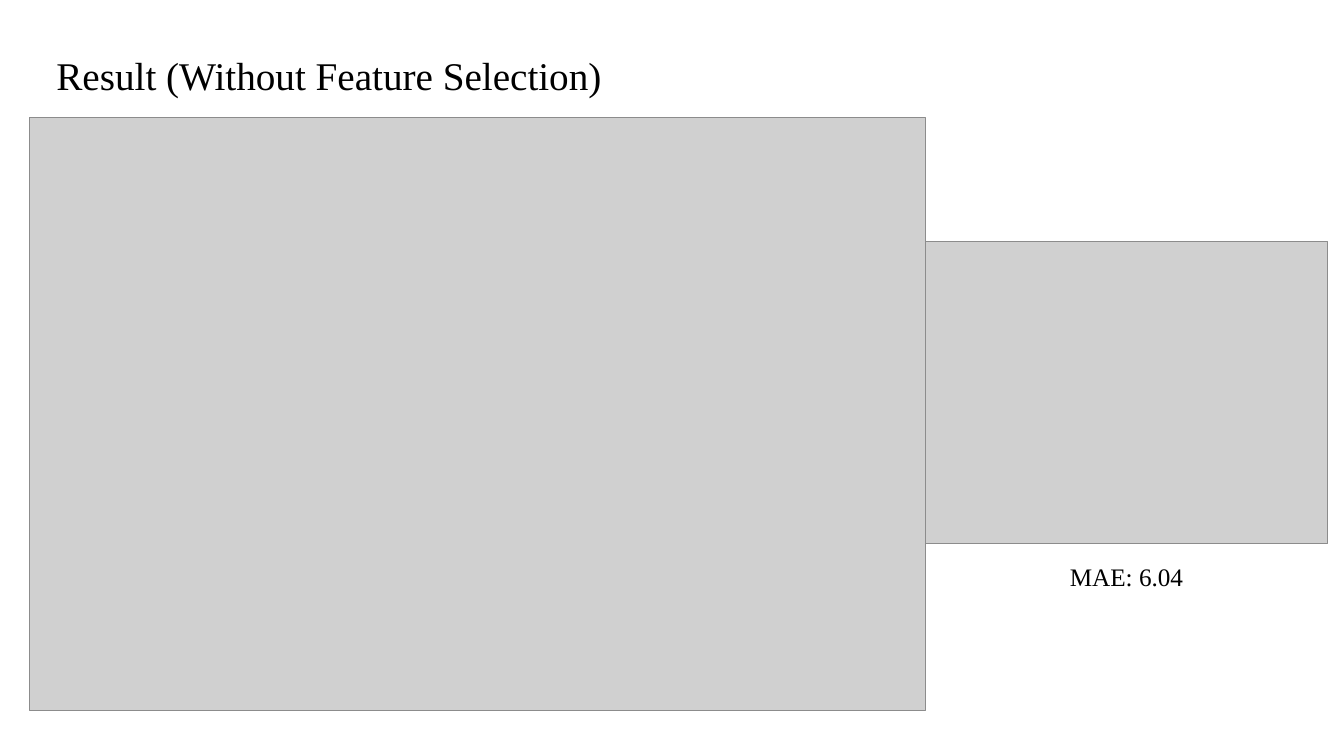
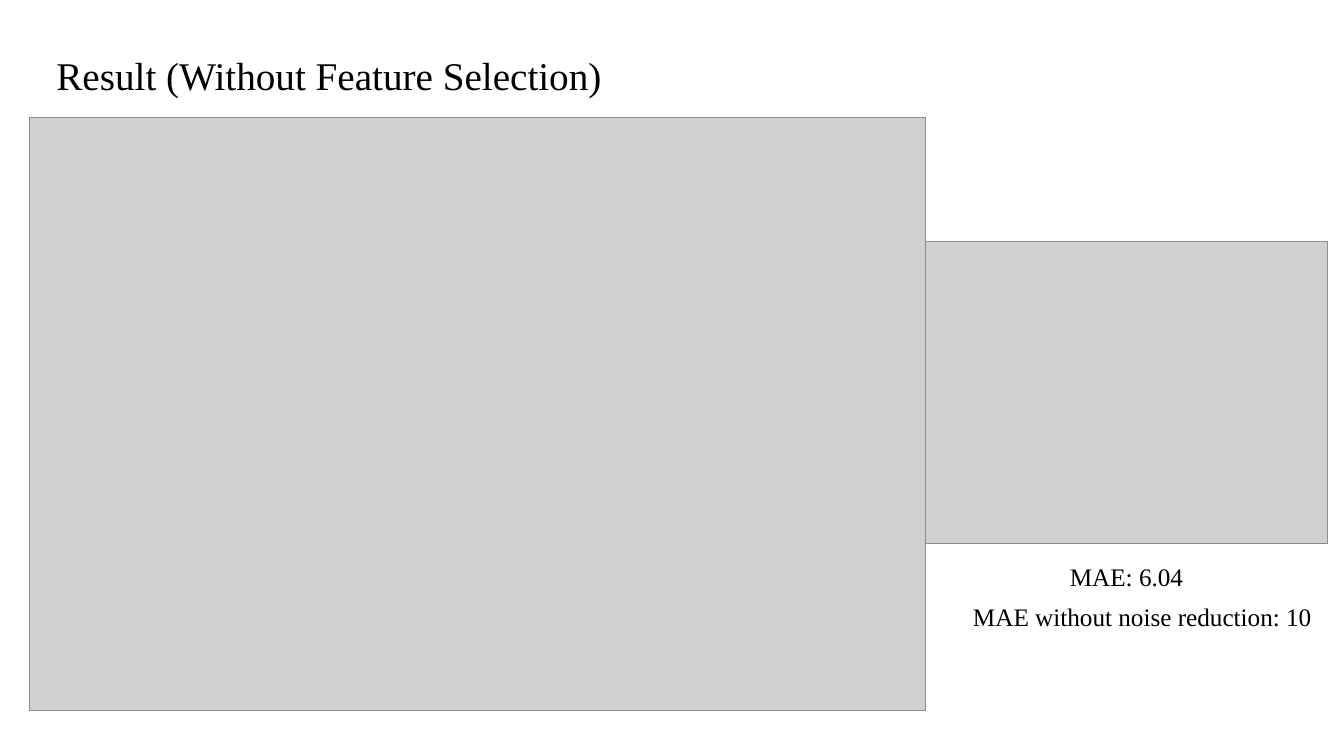
Before and after one commit to darcy1zhang/Presentation, a slide deck: slide 15 of 2023.8.7.pptx. Drawn at 1344x756 pixels with LibreOffice and Linux fonts; fonts in the diff are those of the drawing; grey boxes stand for pictures. Boxes give left, top, right and bottom in pixels: in the first picture for what was removed or moved away, otherwise in the second. Text is boxed around its words. In the diff, an @@ line names an element or a change of style, - is before the commit and + after.

```diff
--- a/2023.8.7.pptx
+++ b/2023.8.7.pptx
@@ text added at [973, 608, 1311, 627], 18 pt, text #000000 @@
+MAE without noise reduction: 10
```
Also in this commit, not shown: 5 other slides changed, 1 slide removed.
